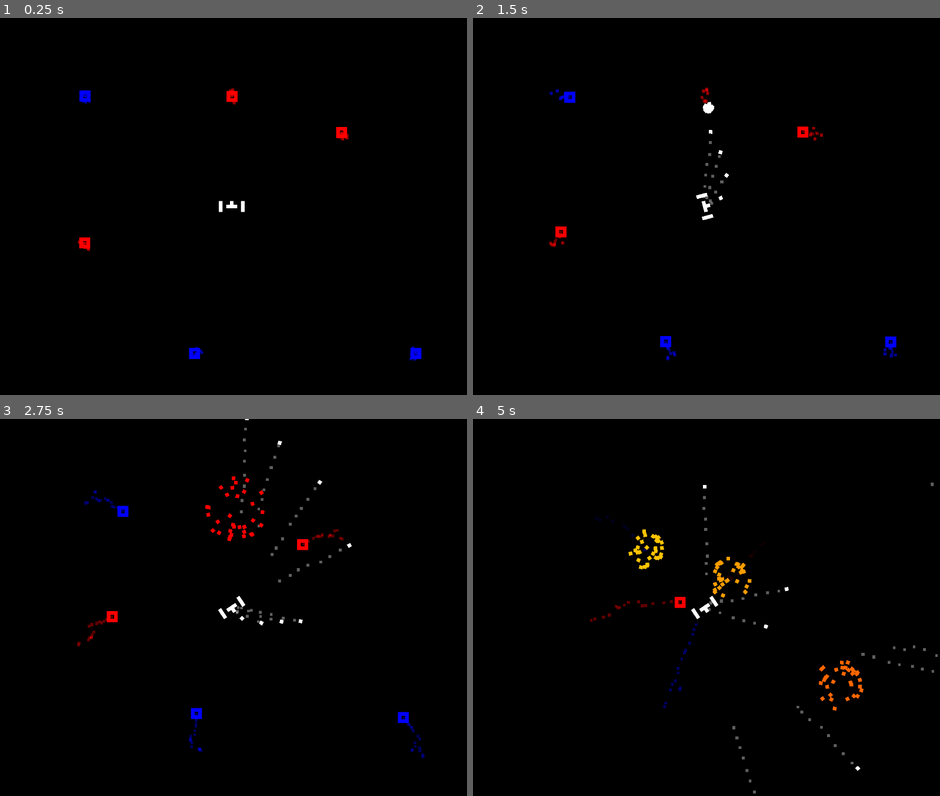
Above: before the commit, frames 1-4 (two rows, left to right).
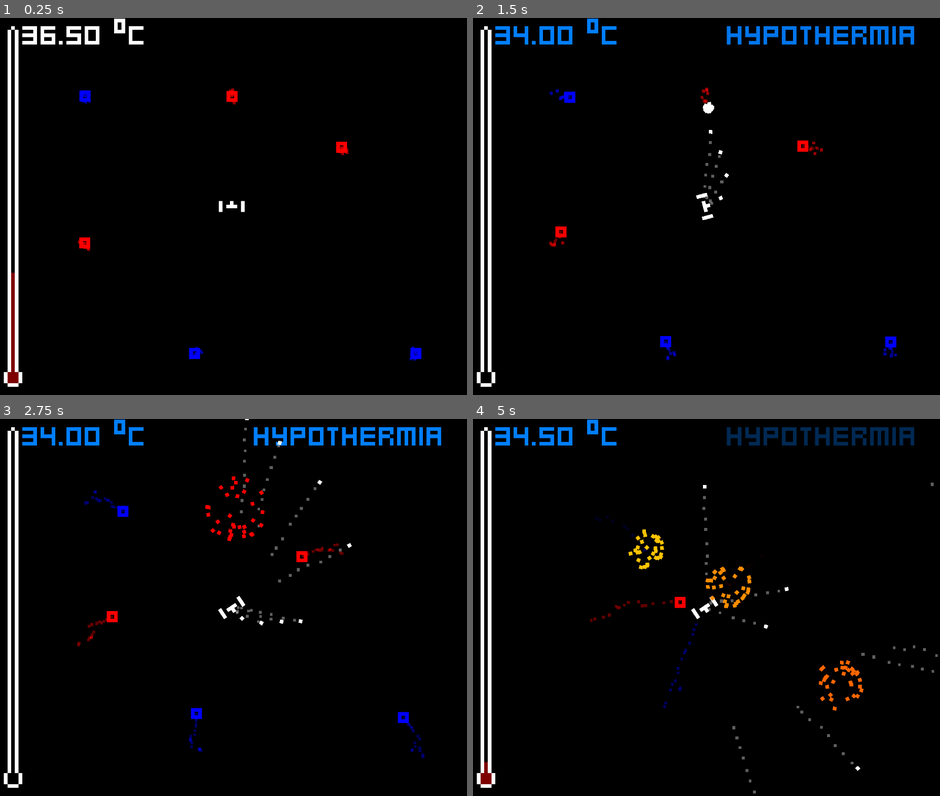
Above: after the commit, the same moments.

Repository: xphere/innerspace-lite-godot-jam-2018
Game: Godot game, scene res://scenes/World.tscn
Two runs of this game, one before a commit and one after it. Both use one fixed random seed, a clock stepped at 60 frames per second and the inputs below.
Inputs:
- Up to frame 1 (0.25 s): no input
- Up to frame 2 (1.5 s): hold Right (rotate_right) 0.53-1.28 s; hold Up (fire) 0.53-1.28 s; hold Left (rotate_left) from 1.28 s (still down); tap Up (fire) at 1.35 s
- Up to frame 3 (2.75 s): release Left (rotate_left) at 2.03 s; hold Right (rotate_right) from 2.03 s (still down); hold Up (fire) from 2.03 s (still down)
- Up to frame 4 (5 s): release Up (fire) at 2.78 s; tap Up (fire) at 2.85, 4.35 s; release Right (rotate_right) at 3.53 s; hold Up (fire) 3.53-4.28 s; hold Left (rotate_left) from 3.53 s (still down)

The runs differ from the first frame. In frame 1, 2.6% of the frame differs, in the area x 0-75%, y 0-98%; in frame 2, 3.4%; in frame 3, 3.5%; in frame 4, 3.7%, in the area x 0-95%, y 0-98%.

Commit message:
add thermometer and labels

Diff:
--- /dev/null
+++ b/fonts/kenpixel_mini_square.tres
@@ -0,0 +1,11 @@
+[gd_resource type="DynamicFont" load_steps=2 format=2]
+
+[ext_resource path="res://fonts/kenpixel_mini_square.ttf" type="DynamicFontData" id=1]
+
+[resource]
+
+size = 8
+use_mipmaps = false
+use_filter = false
+font_data = ExtResource( 1 )
+_sections_unfolded = [ "Font", "Settings" ]
--- a/scenes/Player.gd
+++ b/scenes/Player.gd
@@ -21,4 +21,13 @@
 	rotation_degrees += rotation_velocity
 
 	if Input.is_action_pressed("fire"):
+		$Temperature.hit(-0.1)
 		$Turret.fire()
+
+
+func _on_Player_area_entered(area):
+	$Temperature.hit(1)
+
+
+func _on_Shield_area_entered(area):
+	$Temperature.hit(.5)
--- a/scenes/Player.tscn
+++ b/scenes/Player.tscn
@@ -1,9 +1,10 @@
-[gd_scene load_steps=6 format=2]
+[gd_scene load_steps=7 format=2]
 
 [ext_resource path="res://scenes/Player.gd" type="Script" id=1]
 [ext_resource path="res://images/sprites.png" type="Texture" id=2]
 [ext_resource path="res://scenes/Shield.tscn" type="PackedScene" id=3]
 [ext_resource path="res://scenes/Turret.gd" type="Script" id=4]
+[ext_resource path="res://scenes/Temperature.gd" type="Script" id=5]
 
 [sub_resource type="RectangleShape2D" id=1]
 
@@ -61,3 +62,17 @@
 wait_time = 0.2
 one_shot = false
 autostart = true
+
+[node name="Temperature" type="Node2D" parent="." index="5"]
+
+script = ExtResource( 5 )
+
+[connection signal="area_entered" from="Left Shield/Shield" to="." method="_on_Shield_area_entered"]
+
+[connection signal="area_entered" from="Right Shield/Shield" to="." method="_on_Shield_area_entered"]
+
+[connection signal="area_entered" from="Player" to="." method="_on_Player_area_entered"]
+
+
+[editable path="Left Shield"]
+[editable path="Right Shield"]
--- /dev/null
+++ b/scenes/State.gd
@@ -0,0 +1,20 @@
+extends Label
+
+
+func _ready():
+	visible = false
+
+
+func _on_Temperature_alarm(name, cold):
+	$AnimationPlayer.play("Blink")
+	text = name
+	visible = true
+	if cold:
+		modulate = Color(0.0, 0.5, 1.0)
+	else:
+		modulate = Color(1.0, 0.0, 0.0)
+
+
+func _on_Temperature_end_alarm():
+	visible = false
+	$AnimationPlayer.stop()
--- /dev/null
+++ b/scenes/Temperature.gd
@@ -0,0 +1,79 @@
+extends Node2D
+
+signal changed(temperature)
+signal alarm(name, cold)
+signal end_alarm()
+
+enum State {
+	NORMAL,
+	HYPOTHERMIA,
+	FEVER,
+	HYPERPYREXIA,
+}
+
+const StateName = {
+	State.NORMAL: 'normal',
+	State.HYPOTHERMIA: 'hypothermia',
+	State.FEVER: 'fever',
+	State.HYPERPYREXIA: 'hyperpyrexia',
+}
+
+const StateLimit = {
+	State.HYPOTHERMIA: 35,
+	State.NORMAL: 36.5,
+	State.FEVER: 38.3,
+	State.HYPERPYREXIA: 40.0,
+}
+
+const MIN = 34.0
+const MAX = 42.0
+
+var temperature = StateLimit[State.NORMAL] setget set_temperature
+
+
+func _ready():
+	call_deferred('emit_signal', 'changed', temperature)
+
+
+func hit(value):
+	set_temperature(temperature + value)
+
+
+func set_temperature(value):
+	value = clamp(value, MIN, MAX)
+	if value == temperature:
+		return
+
+	var current_state = temperature_to_state(temperature)
+	var next_state = temperature_to_state(value)
+
+	temperature = value
+	emit_signal("changed", temperature)
+
+	if current_state == next_state:
+		return
+
+	if next_state == State.NORMAL:
+		emit_signal('end_alarm')
+	else:
+		emit_signal('alarm', StateName[next_state], temperature < StateLimit[State.NORMAL])
+
+
+func temperature_to_state(value):
+	if value < StateLimit[State.HYPOTHERMIA]:
+		return State.HYPOTHERMIA
+
+	if value < StateLimit[State.FEVER]:
+		return State.NORMAL
+
+	if value >= StateLimit[State.FEVER]:
+		return State.FEVER
+
+	if value >= StateLimit[State.HYPERPYREXIA]:
+		return State.HYPERPYREXIA
+
+
+func bind_to(thermometer):
+	thermometer.set_min_value(MIN)
+	thermometer.set_max_value(MAX)
+	connect("changed", thermometer, "set_current_value")
--- /dev/null
+++ b/scenes/TemperatureLabel.gd
@@ -0,0 +1,17 @@
+extends Label
+
+
+func _on_Temperature_changed(temperature):
+	text = '%.2f ºC' % temperature
+
+
+
+func _on_Temperature_alarm(name, cold):
+	if cold:
+		modulate = Color(0.0, 0.5, 1.0)
+	else:
+		modulate = Color(1.0, 0.0, 0.0)
+
+
+func _on_Temperature_end_alarm():
+	modulate = Color(1.0, 1.0, 1.0)
--- /dev/null
+++ b/scenes/Theme.tres
@@ -0,0 +1,7 @@
+[gd_resource type="Theme" load_steps=2 format=2]
+
+[ext_resource path="res://fonts/kenpixel_mini_square.tres" type="DynamicFont" id=1]
+
+[resource]
+
+default_font = ExtResource( 1 )
--- /dev/null
+++ b/scenes/Thermometer.gd
@@ -0,0 +1,40 @@
+tool
+extends Sprite
+
+var is_ready = false
+var min_height = 4
+export(float) var min_value = 0.0 setget set_min_value
+export(float) var max_value = 100.0 setget set_max_value
+export(float) var current_value = 1.0 setget set_current_value
+export(int) var height = 10 setget set_height
+
+
+func _ready():
+	is_ready = true
+
+
+func set_min_value(value):
+	min_value = value
+	update()
+
+
+func set_max_value(value):
+	max_value = value
+	update()
+
+
+func set_current_value(value):
+	current_value = value
+	update()
+
+
+func set_height(value):
+	height = value
+	update()
+
+
+func _draw():
+	var value = clamp(current_value, min_value, max_value)
+	$Bar.scale.y = -height * (value - min_value) / (max_value - min_value)
+	$Sides.scale.y = -max(0, height - min_height)
+	$Top.position.y = $Sides.scale.y - 1
--- /dev/null
+++ b/scenes/Thermometer.tscn
@@ -0,0 +1,49 @@
+[gd_scene load_steps=3 format=2]
+
+[ext_resource path="res://images/sprites.png" type="Texture" id=1]
+[ext_resource path="res://scenes/Thermometer.gd" type="Script" id=2]
+
+[node name="Thermometer" type="Sprite" index="0"]
+
+texture = ExtResource( 1 )
+centered = false
+region_enabled = true
+region_rect = Rect2( 10, 0, 5, 5 )
+region_filter_clip = true
+script = ExtResource( 2 )
+_sections_unfolded = [ "Offset", "Region", "Transform" ]
+min_value = 0.0
+max_value = 100.0
+current_value = 50.0
+height = 10
+
+[node name="Sides" type="Sprite" parent="." index="0"]
+
+position = Vector2( 1, 0 )
+scale = Vector2( 1, -6 )
+texture = ExtResource( 1 )
+centered = false
+region_enabled = true
+region_rect = Rect2( 11, 0, 3, 1 )
+_sections_unfolded = [ "Animation", "Offset", "Region", "Transform" ]
+
+[node name="Bar" type="Sprite" parent="." index="1"]
+
+modulate = Color( 1, 0, 0, 0.498039 )
+show_behind_parent = true
+position = Vector2( 1, 4 )
+scale = Vector2( 3, -5 )
+texture = ExtResource( 1 )
+centered = false
+region_enabled = true
+region_rect = Rect2( 7, 2, 1, 1 )
+_sections_unfolded = [ "Offset", "Region", "Transform", "Visibility" ]
+
+[node name="Top" type="Sprite" parent="." index="2"]
+
+position = Vector2( 1, -7 )
+texture = ExtResource( 1 )
+centered = false
+region_enabled = true
+region_rect = Rect2( 1, 11, 3, 2 )
+_sections_unfolded = [ "Region", "Transform" ]
--- /dev/null
+++ b/scenes/World.gd
@@ -0,0 +1,5 @@
+extends Node2D
+
+
+func _ready():
+	$Player/Temperature.bind_to($Thermometer)
--- a/scenes/World.tscn
+++ b/scenes/World.tscn
@@ -1,9 +1,35 @@
-[gd_scene load_steps=3 format=2]
+[gd_scene load_steps=9 format=2]
 
-[ext_resource path="res://scenes/Player.tscn" type="PackedScene" id=1]
-[ext_resource path="res://scenes/Enemy.tscn" type="PackedScene" id=2]
+[ext_resource path="res://scenes/World.gd" type="Script" id=1]
+[ext_resource path="res://scenes/Player.tscn" type="PackedScene" id=2]
+[ext_resource path="res://scenes/Enemy.tscn" type="PackedScene" id=3]
+[ext_resource path="res://scenes/Thermometer.tscn" type="PackedScene" id=4]
+[ext_resource path="res://scenes/Theme.tres" type="Theme" id=5]
+[ext_resource path="res://scenes/TemperatureLabel.gd" type="Script" id=6]
+[ext_resource path="res://scenes/State.gd" type="Script" id=7]
+
+[sub_resource type="Animation" id=1]
+
+resource_name = "Blink"
+length = 1.0
+loop = true
+step = 0.1
+tracks/0/type = "value"
+tracks/0/path = NodePath(".:self_modulate")
+tracks/0/interp = 1
+tracks/0/loop_wrap = true
+tracks/0/imported = false
+tracks/0/enabled = true
+tracks/0/keys = {
+"times": PoolRealArray( 0, 0.5, 1 ),
+"transitions": PoolRealArray( 0.25, 0.25, 1 ),
+"update": 0,
+"values": [ Color( 1, 1, 1, 1 ), Color( 1, 1, 1, 0.25098 ), Color( 1, 1, 1, 1 ) ]
+}
 
 [node name="World" type="Node2D" index="0"]
+
+script = ExtResource( 1 )
 
 [node name="Camera" type="Camera2D" parent="." index="0"]
 
@@ -31,42 +57,122 @@
 editor_draw_drag_margin = false
 _sections_unfolded = [ "Transform" ]
 
-[node name="Player" parent="." index="1" instance=ExtResource( 1 )]
+[node name="Player" parent="." index="1" instance=ExtResource( 2 )]
 
 _sections_unfolded = [ "Transform" ]
 
-[node name="Enemy#1" parent="." index="2" instance=ExtResource( 2 )]
+[node name="Enemy#1" parent="." index="2" instance=ExtResource( 3 )]
 
 modulate = Color( 1, 0, 0, 1 )
 position = Vector2( 0, -30 )
 trackPath = NodePath("../Player")
 
-[node name="Enemy#2" parent="." index="3" instance=ExtResource( 2 )]
+[node name="Enemy#2" parent="." index="3" instance=ExtResource( 3 )]
 
 modulate = Color( 1, 0, 0, 1 )
 position = Vector2( -40, 10 )
 trackPath = NodePath("../Player")
 
-[node name="Enemy#3" parent="." index="4" instance=ExtResource( 2 )]
+[node name="Enemy#3" parent="." index="4" instance=ExtResource( 3 )]
 
 modulate = Color( 1, 0, 0, 1 )
-position = Vector2( 30, -20 )
+position = Vector2( 30, -16 )
 trackPath = NodePath("../Player")
 
-[node name="Enemy#4" parent="." index="5" instance=ExtResource( 2 )]
+[node name="Enemy#4" parent="." index="5" instance=ExtResource( 3 )]
 
 modulate = Color( 0, 0, 1, 1 )
 position = Vector2( -40, -30 )
 trackPath = NodePath("../Player")
 
-[node name="Enemy#5" parent="." index="6" instance=ExtResource( 2 )]
+[node name="Enemy#5" parent="." index="6" instance=ExtResource( 3 )]
 
 modulate = Color( 0, 0, 1, 1 )
 position = Vector2( -10, 40 )
 trackPath = NodePath("../Player")
 
-[node name="Enemy#6" parent="." index="7" instance=ExtResource( 2 )]
+[node name="Enemy#6" parent="." index="7" instance=ExtResource( 3 )]
 
 modulate = Color( 0, 0, 1, 1 )
 position = Vector2( 50, 40 )
 trackPath = NodePath("../Player")
+
+[node name="Thermometer" parent="." index="8" instance=ExtResource( 4 )]
+
+position = Vector2( -62, 44 )
+height = 96
+
+[node name="Temperature" type="Label" parent="." index="9"]
+
+anchor_left = 0.0
+anchor_top = 0.0
+anchor_right = 0.0
+anchor_bottom = 0.0
+margin_left = -57.0
+margin_top = -52.0
+margin_right = -23.0
+margin_bottom = -42.0
+grow_horizontal = 0
+rect_pivot_offset = Vector2( 0, 0 )
+rect_clip_content = false
+mouse_filter = 2
+mouse_default_cursor_shape = 0
+size_flags_horizontal = 1
+size_flags_vertical = 1
+theme = ExtResource( 5 )
+text = "99.99 ºC"
+percent_visible = 1.0
+lines_skipped = 0
+max_lines_visible = -1
+script = ExtResource( 6 )
+_sections_unfolded = [ "Theme" ]
+
+[node name="State" type="Label" parent="." index="10"]
+
+anchor_left = 0.0
+anchor_top = 0.0
+anchor_right = 0.0
+anchor_bottom = 0.0
+margin_left = 11.0
+margin_top = -52.0
+margin_right = 58.0
+margin_bottom = -42.0
+grow_horizontal = 0
+rect_pivot_offset = Vector2( 0, 0 )
+rect_clip_content = false
+mouse_filter = 2
+mouse_default_cursor_shape = 0
+size_flags_horizontal = 1
+size_flags_vertical = 1
+theme = ExtResource( 5 )
+text = "State"
+align = 2
+valign = 3
+percent_visible = 1.0
+lines_skipped = 0
+max_lines_visible = -1
+script = ExtResource( 7 )
+_sections_unfolded = [ "Grow Direction", "Visibility" ]
+
+[node name="AnimationPlayer" type="AnimationPlayer" parent="State" index="0"]
+
+root_node = NodePath("..")
+autoplay = ""
+playback_process_mode = 1
+playback_default_blend_time = 0.0
+playback_speed = 1.0
+anims/Blink = SubResource( 1 )
+blend_times = [  ]
+
+[connection signal="alarm" from="Player/Temperature" to="Temperature" method="_on_Temperature_alarm"]
+
+[connection signal="alarm" from="Player/Temperature" to="State" method="_on_Temperature_alarm"]
+
+[connection signal="changed" from="Player/Temperature" to="Temperature" method="_on_Temperature_changed"]
+
+[connection signal="end_alarm" from="Player/Temperature" to="Temperature" method="_on_Temperature_end_alarm"]
+
+[connection signal="end_alarm" from="Player/Temperature" to="State" method="_on_Temperature_end_alarm"]
+
+
+[editable path="Player"]
Binary file added: fonts/kenpixel_mini_square.ttf
Binary file changed: images/sprites.png
